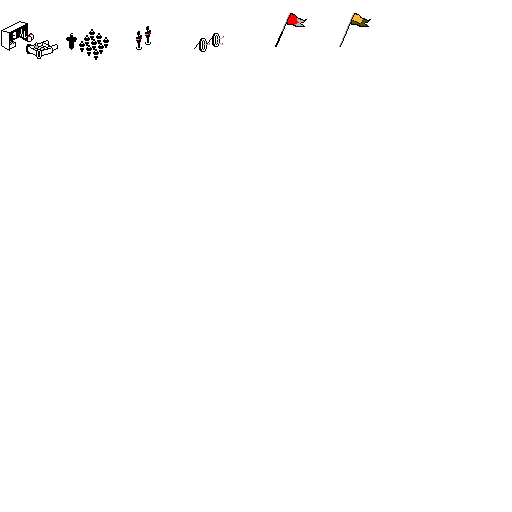
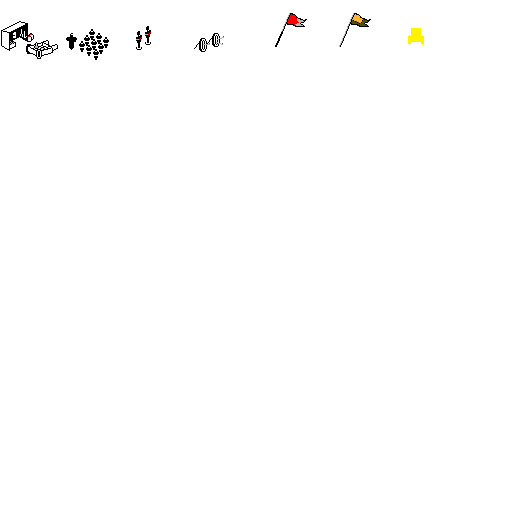
Comparing the layer stacks of the two 512×512 images. Changes:
painted on "Background" over [left=408, top=28, right=424, bottom=45]
